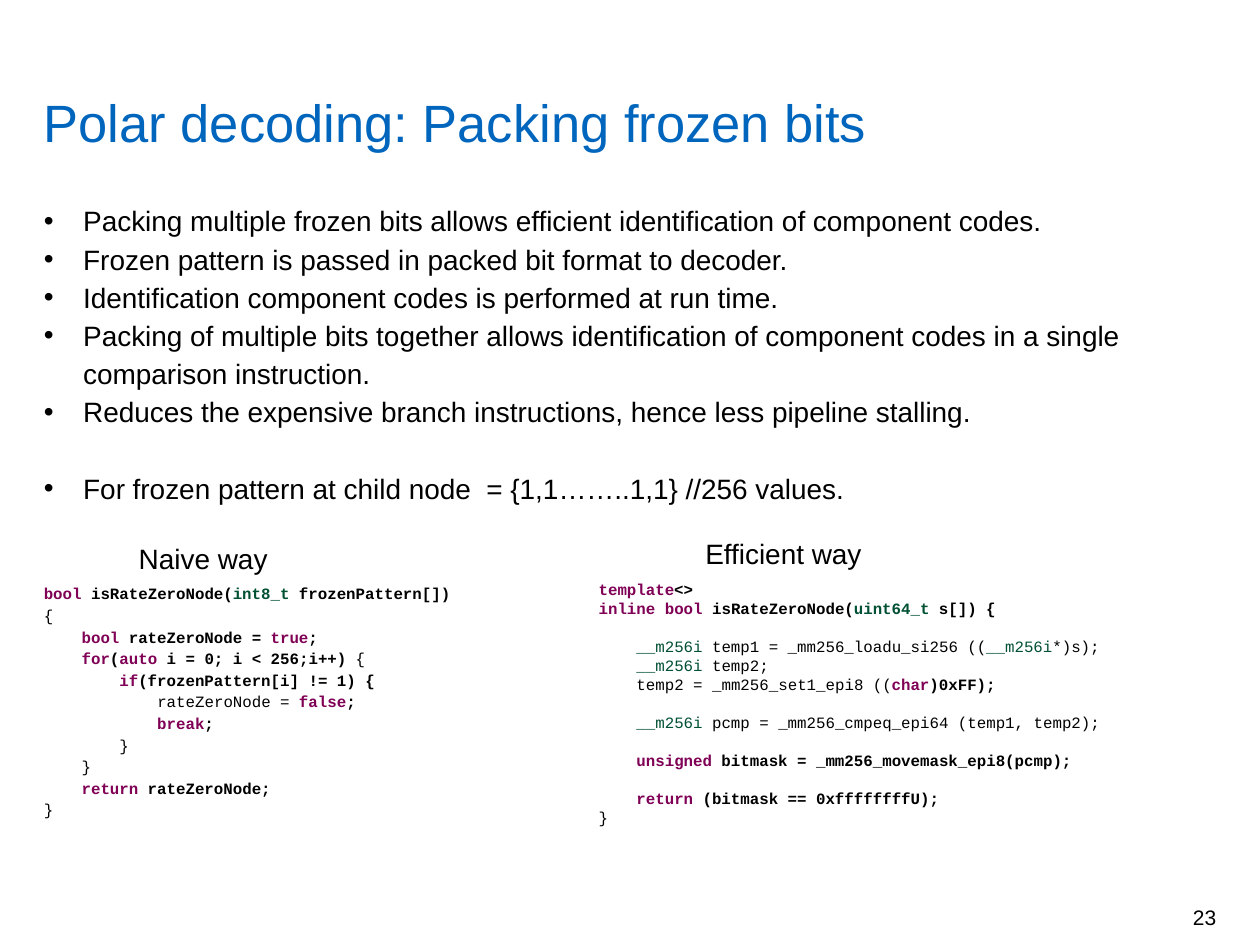
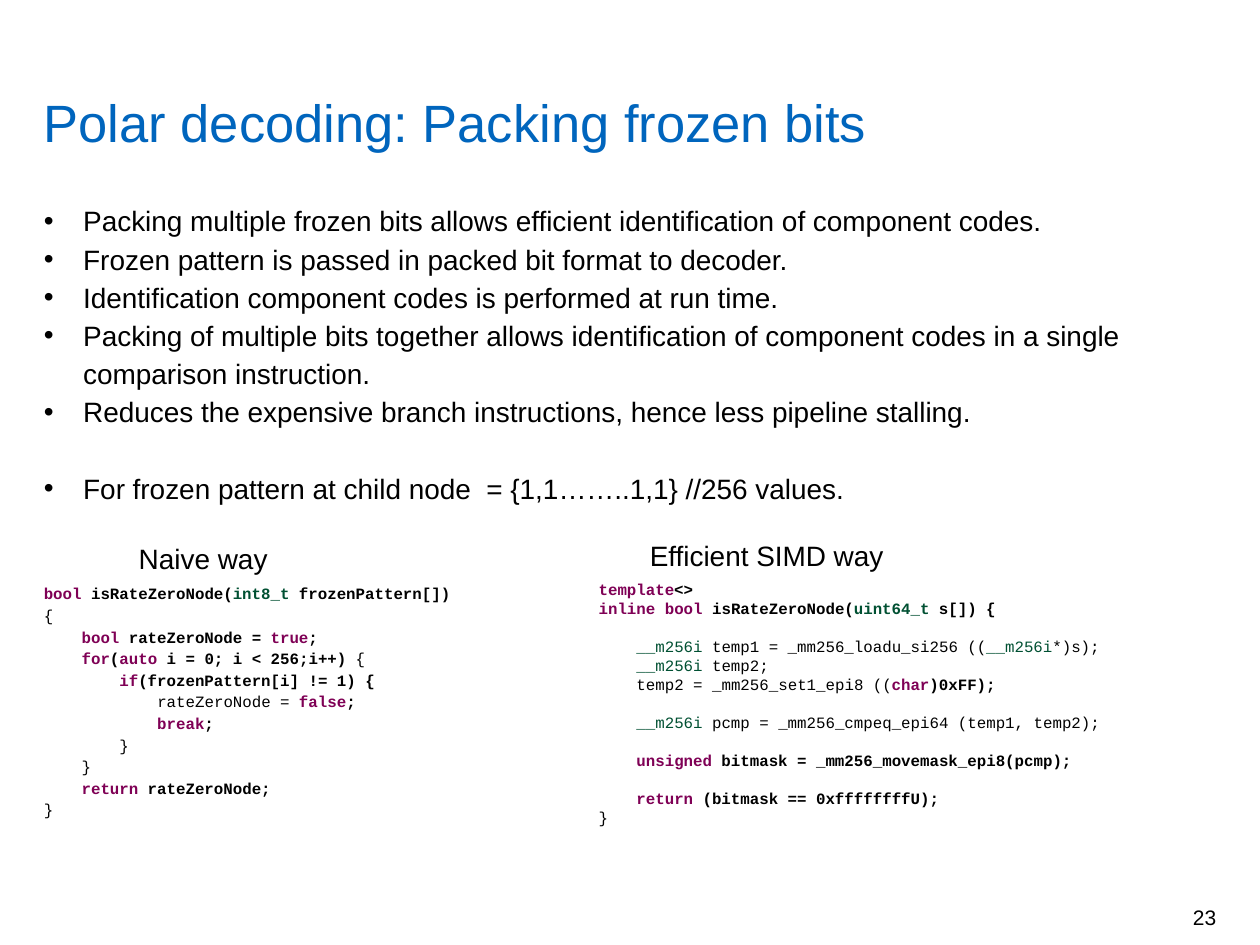
Before and after one commit to yadhu1961/thesis_5GPolorCodes, a slide deck: slide 23 of final_presentation/finalPpt.pptx. Drawn at 1260x945 pixels with LibreOffice and Linux fonts; fonts in the diff are those of the drawing; background and template pictures are left out. Boxes give left, top, right and bottom in pixels: in the first picture for what was removed or moved away, otherwise in the second. Text is boxed around its words. In the diff, an @@ line names an element or a change of style, - is before the commit and + after.

```diff
--- a/final_presentation/finalPpt.pptx
+++ b/final_presentation/finalPpt.pptx
@@ text at [650,545,884,571]: text changed @@
-Efficient way
+Efficient SIMD way
```
Also in this commit, not shown: 7 other slides changed, 1 other file.
